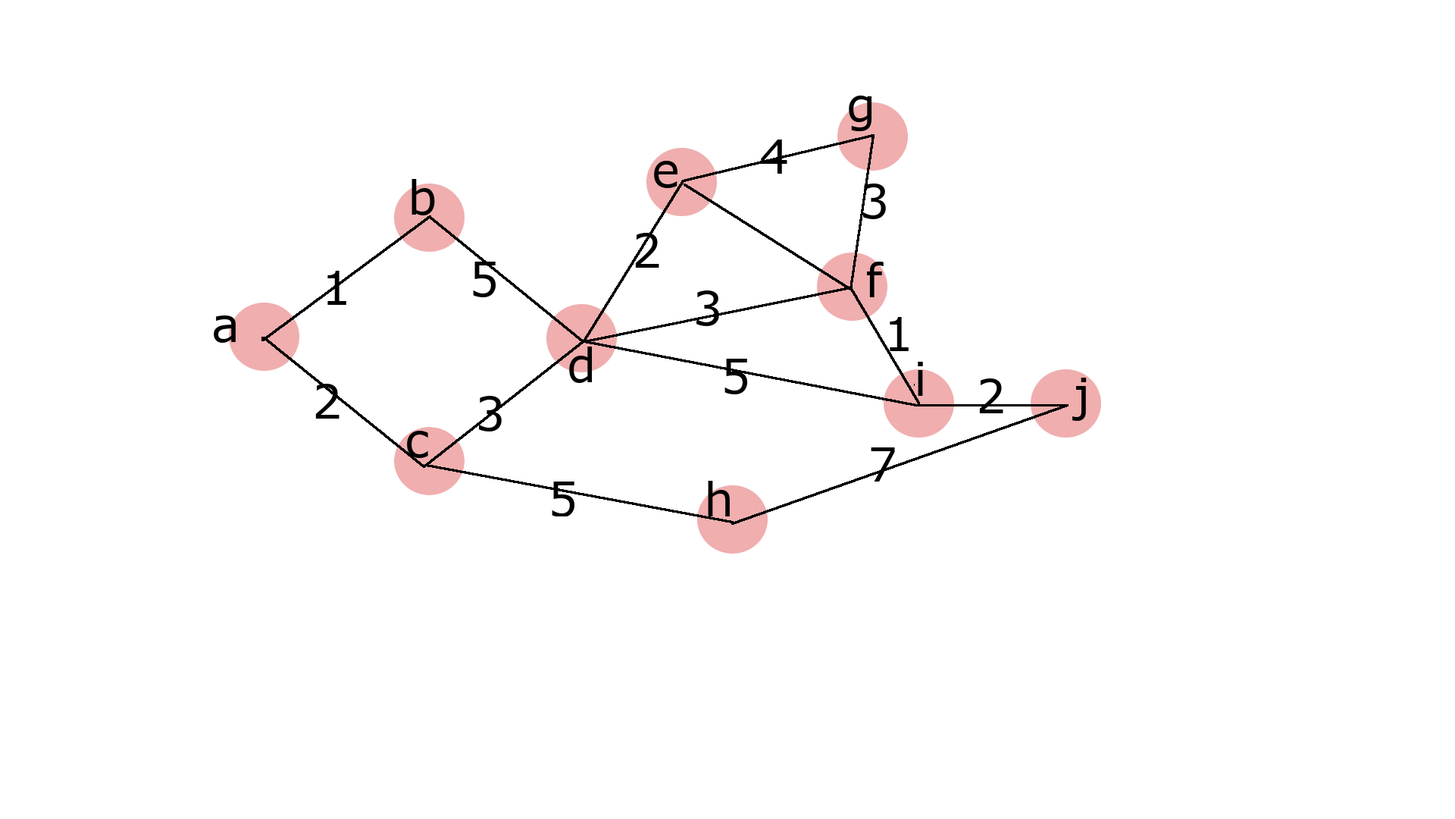
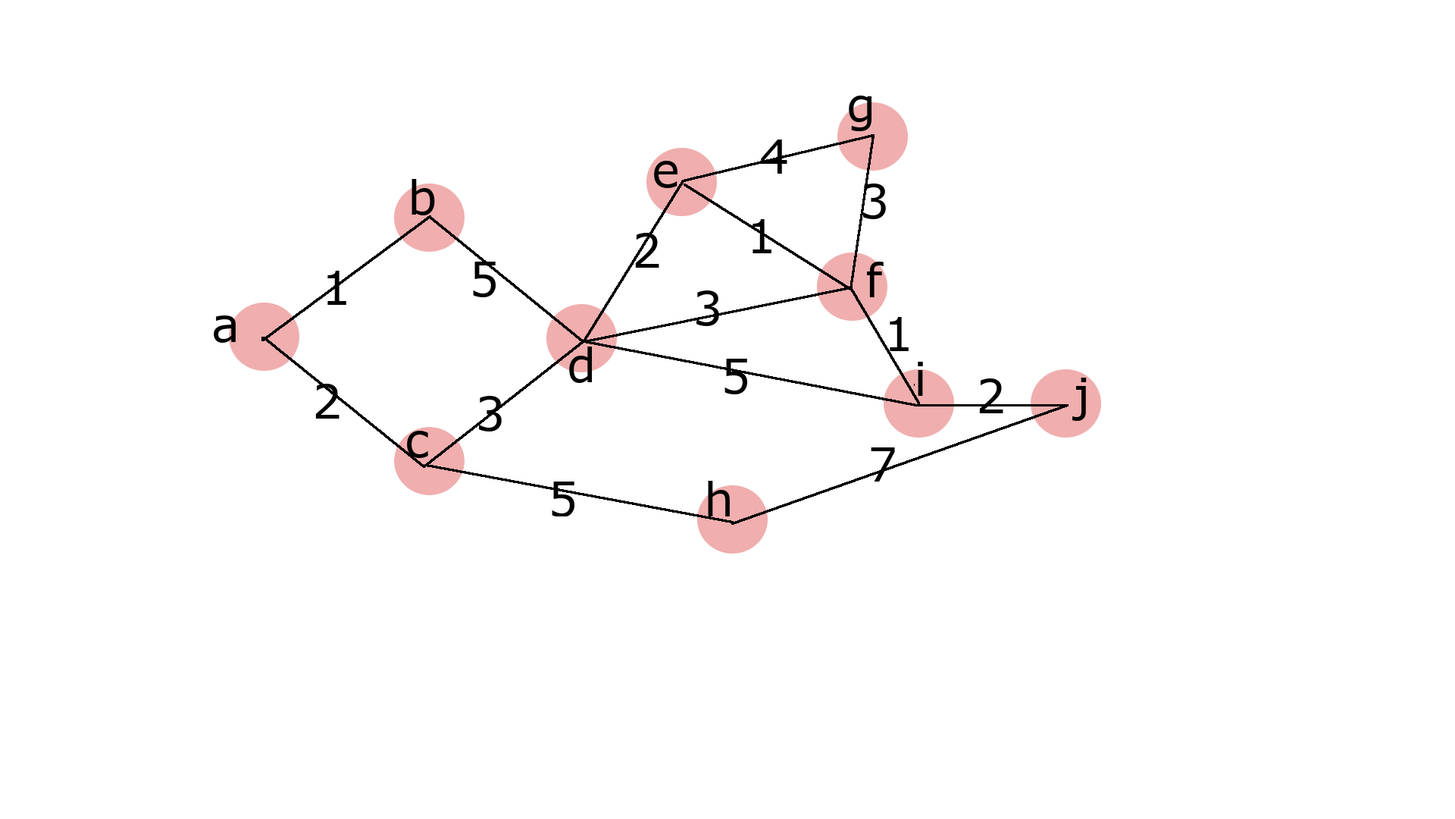
Layers edited between the first and the second (1455, 819) image:
added layer "1 #2" above "1 #1" over 752, 219, 772, 254
